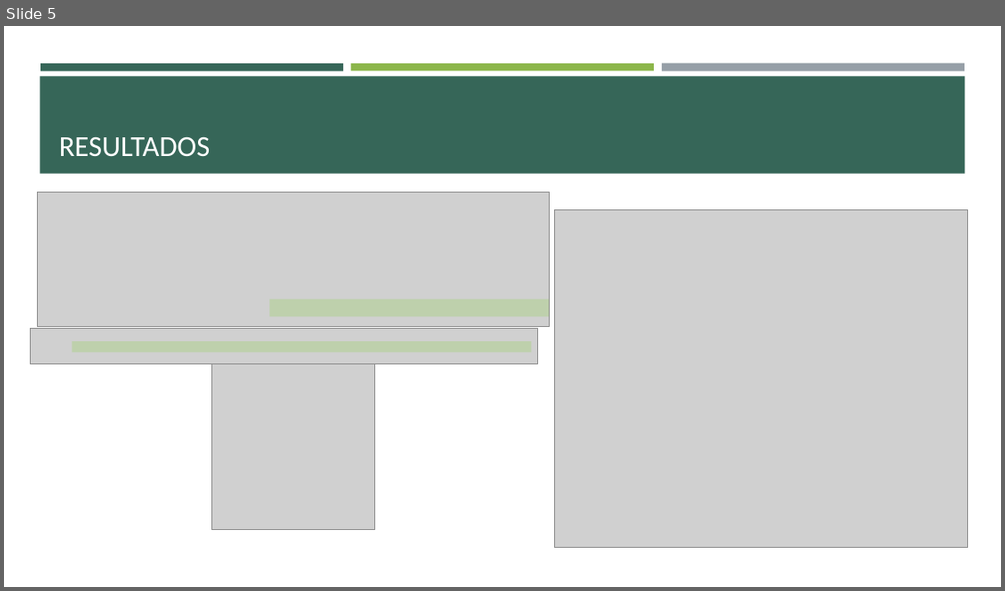
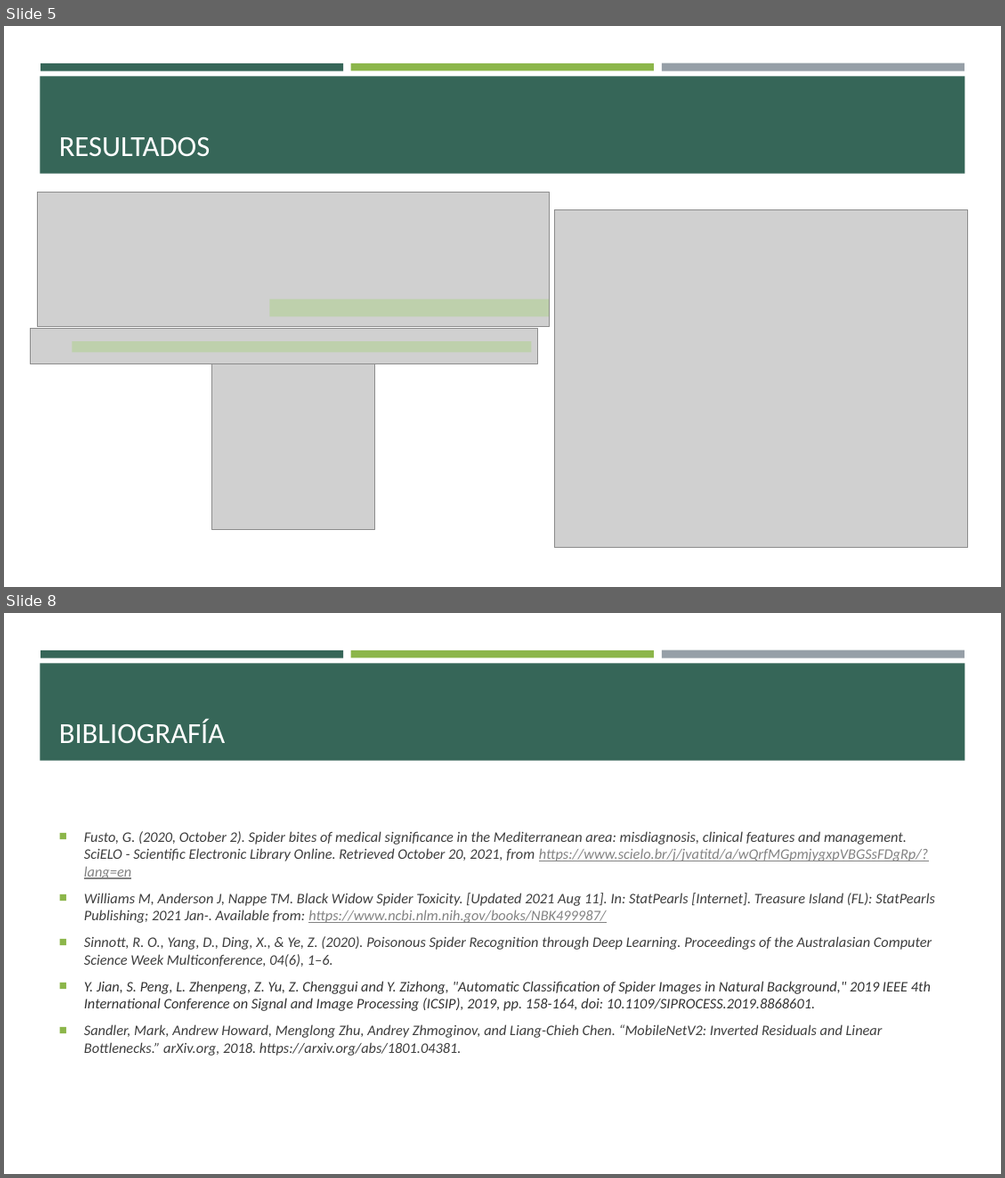
Before and after one commit to ErickaBermudez/spider-classification, a slide deck: docs/02 Final Project Presentation.pptx. Shown one above the other, each under a label of ours: slide 5 before the commit, slides 5 and 8 after it; the slides between them are not shown. The pictures are 1005x591 and 1005x1178 pixels, drawn with LibreOffice and Linux fonts; fonts in the diff are those of the drawing; grey boxes stand for pictures. Boxes give left, top, right and bottom in pixels: in the first picture for what was removed or moved away, otherwise in the second. Text is boxed around its words. In the diff, an @@ line names an element or a change of style, - is before the commit and + after.

```diff
--- a/docs/02 Final Project Presentation.pptx
+++ b/docs/02 Final Project Presentation.pptx
@@ slide 8 added at [4, 613, 1001, 1174], background #FFFFFF; not listed: 4 template elements that a slide beside it also shows @@
@@ title added at [59, 720, 225, 743], 28 pt, text #FFFFFF @@
+BIBLIOGRAFÍA
@@ text added at [84, 831, 935, 1055], 14 pt, text #3D3D3D, italic @@
+■ Fusto, G. (2020, October 2). Spider bites of medical significance in the Mediterranean area: misdiagnosis, clinical features and management. SciELO - Scientific Electronic Library Online. Retrieved October 20, 2021, from https://www.scielo.br/j/jvatitd/a/wQrfMGpmjygxpVBGSsFDgRp/?lang=en
+■ Williams M, Anderson J, Nappe TM. Black Widow Spider Toxicity. [Updated 2021 Aug 11]. In: StatPearls [Internet]. Treasure Island (FL): StatPearls Publishing; 2021 Jan-. Available from: https://www.ncbi.nlm.nih.gov/books/NBK499987/
+■ Sinnott, R. O., Yang, D., Ding, X., & Ye, Z. (2020). Poisonous Spider Recognition through Deep Learning. Proceedings of the Australasian Computer Science Week Multiconference, 04(6), 1–6.
+■ Y. Jian, S. Peng, L. Zhenpeng, Z. Yu, Z. Chenggui and Y. Zizhong, "Automatic Classification of Spider Images in Natural Background," 2019 IEEE 4th International Conference on Signal and Image Processing (ICSIP), 2019, pp. 158-164, doi: 10.1109/SIPROCESS.2019.8868601.
+■ Sandler, Mark, Andrew Howard, Menglong Zhu, Andrey Zhmoginov, and Liang-Chieh Chen. “MobileNetV2: Inverted Residuals and Linear Bottlenecks.” arXiv.org, 2018. https://arxiv.org/abs/1801.04381.
```
Also in this commit, not shown: 2 slides changed, 3 other slides added, 3 slides removed, 2 other files.
